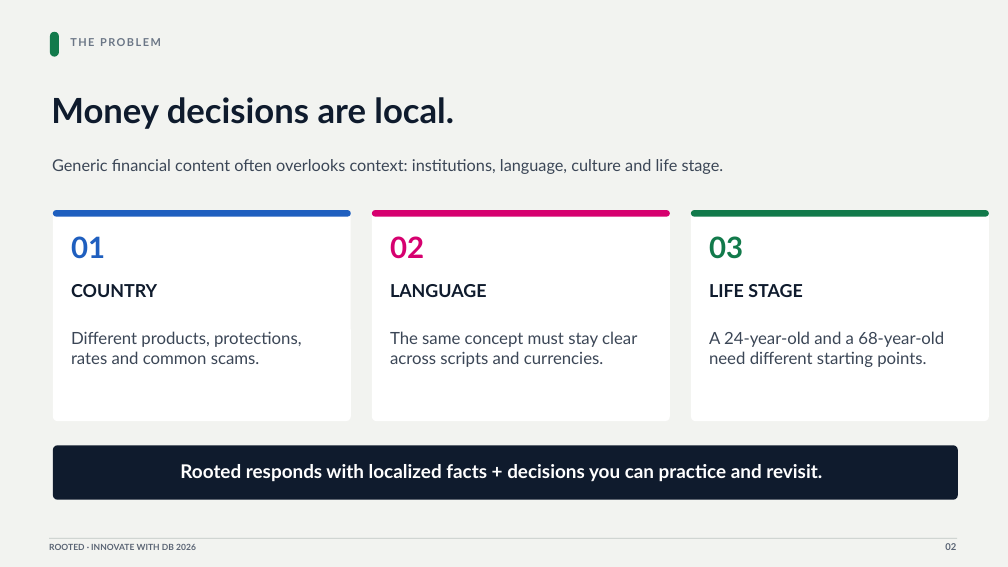
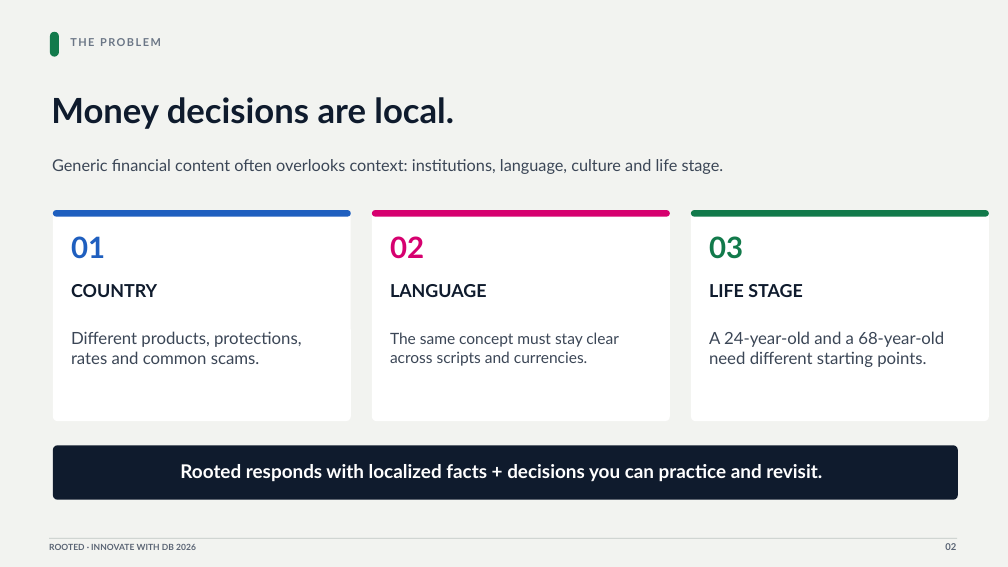
Before and after one commit to brentonlian/Deutsche-bank-Hackathon, a slide deck: slide 2 of rooted_slides.pptx. Drawn at 1008x567 pixels with LibreOffice and Linux fonts; fonts in the diff are those of the drawing. Boxes give left, top, right and bottom in pixels: in the first picture for what was removed or moved away, otherwise in the second. Text is boxed around its words. In the diff, an @@ line names an element or a change of style, - is before the commit and + after.

Commit message:
updated slides

```diff
--- a/rooted_slides.pptx
+++ b/rooted_slides.pptx
@@ text "The same concept must stay ..." at (390, 332, 619, 366): size 16 to 14.8 pt @@
```
Also in this commit, not shown: 1 slide added, 1 slide removed.
